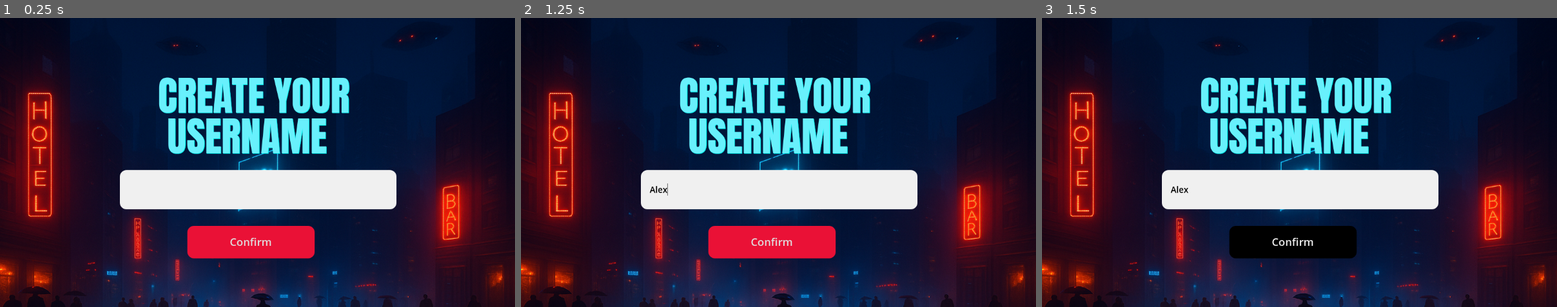
Above: before the commit, frames 1-3 (left to right).
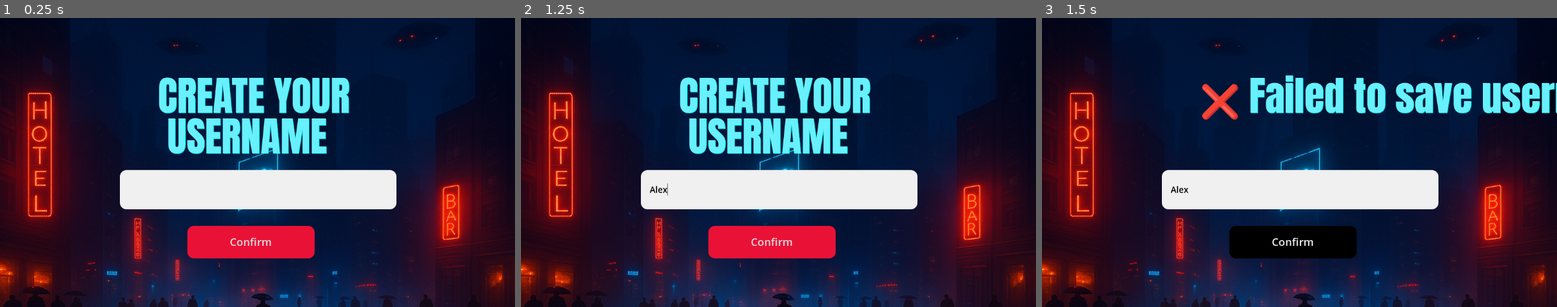
Above: after the commit, the same moments.

Repository: muckfaru/capstone2
Game: Godot game, scene res://scene/create_users_panel.tscn
The game is run twice, just before and just after one commit, with the same random seed, the same clock (stepped at 60 frames per second) and the same inputs. This scene is started directly instead of the project's main scene.
Inputs (mouse positions are in pixels of both pictures, inside the frame that each line leads up to):
- Up to frame 1 (0.25 s): no input
- Up to frame 2 (1.25 s): click (778, 188) at 0.52 s; type "Alex" at 0.6 s
- Up to frame 3 (1.5 s): click "Confirm" at 1.25 s

Frames 1-2 are identical in both runs. In frame 3, 8.7% of the frame differs, in the area x 30-100%, y 19-48%.

Commit message:
save users(docs) updated

Diff:
--- /dev/null
+++ b/scene/create_users_panel.gd
@@ -0,0 +1,95 @@
+extends Control
+
+@onready var username_input: LineEdit = $NinePatchRect/UsernameLineEdit
+@onready var save_button: Button = $NinePatchRect/ConfirmButton
+@onready var message_label: Label = $NinePatchRect/CreateUserLabel
+
+const PROJECT_ID := "capstone-823dc"
+const FIRESTORE_URL := "https://firestore.googleapis.com/v1/projects/%s/databases/(default)/documents" % PROJECT_ID
+
+func _ready():
+	save_button.pressed.connect(_on_save_pressed)
+
+func _on_save_pressed():
+	var username = username_input.text.strip_edges()
+	if username == "":
+		message_label.text = "⚠️ Please enter a username."
+		return
+
+	message_label.text = "⏳ Saving username..."
+
+	var url = "%s/users?documentId=%s" % [FIRESTORE_URL, Auth.current_local_id]
+	var headers = [
+		"Content-Type: application/json",
+		"Authorization: Bearer %s" % Auth.current_id_token
+	]
+
+	var body = {
+		"fields": {
+			"username": {"stringValue": username},
+			"level": {"integerValue": 1},
+			"wins": {"integerValue": 0},
+			"losses": {"integerValue": 0}
+		}
+	}
+
+	var http := HTTPRequest.new()
+	add_child(http)
+	http.request_completed.connect(_on_request_completed.bind(http, body))
+	http.request(url, headers, HTTPClient.METHOD_POST, JSON.stringify(body))
+
+func _on_request_completed(result, response_code, headers, body, http: HTTPRequest, original_body: Dictionary):
+	http.queue_free()
+
+	var text = body.get_string_from_utf8()
+	print("Firestore save response:", response_code, text)
+
+	if response_code == 200:
+		var response = JSON.parse_string(text)
+		if response and response.has("fields"):
+			Auth.current_username = response["fields"]["username"]["stringValue"]
+			message_label.text = "✅ Username saved!"
+			_go_to_landing()
+	elif response_code == 409:
+		# Doc already exists → fallback to PATCH
+		print("⚠️ Doc already exists, switching to PATCH update...")
+		_patch_existing_user(original_body)
+	else:
+		message_label.text = "❌ Failed to save username. (%s)" % response_code
+
+# ------------------------------------------------------
+# 🔹 PATCH fallback
+# ------------------------------------------------------
+func _patch_existing_user(body: Dictionary):
+	var url = "%s/users/%s" % [FIRESTORE_URL, Auth.current_local_id]
+	var headers = [
+		"Content-Type: application/json",
+		"Authorization: Bearer %s" % Auth.current_id_token
+	]
+
+	var http := HTTPRequest.new()
+	add_child(http)
+	http.request_completed.connect(_on_patch_completed.bind(http))
+	http.request(url, headers, HTTPClient.METHOD_PATCH, JSON.stringify(body))
+
+func _on_patch_completed(result, response_code, headers, body, http: HTTPRequest):
+	http.queue_free()
+
+	var text = body.get_string_from_utf8()
+	print("Firestore PATCH response:", response_code, text)
+
+	if response_code == 200:
+		var response = JSON.parse_string(text)
+		if response and response.has("fields"):
+			Auth.current_username = response["fields"]["username"]["stringValue"]
+			message_label.text = "✅ Username updated!"
+			_go_to_landing()
+	else:
+		message_label.text = "❌ Failed to update username. (%s)" % response_code
+
+# ------------------------------------------------------
+# 🔹 Helper to go to landing scene
+# ------------------------------------------------------
+func _go_to_landing():
+	var landing = load("res://scene/landing.tscn")
+	get_tree().change_scene_to_packed(landing)
--- a/scene/create_users_panel.tscn
+++ b/scene/create_users_panel.tscn
@@ -1,6 +1,7 @@
-[gd_scene load_steps=8 format=3 uid="uid://f75orldaceo5"]
+[gd_scene load_steps=9 format=3 uid="uid://f75orldaceo5"]
 
 [ext_resource type="Texture2D" uid="uid://ncwfxpvc1nst" path="res://asset/create user bg .png" id="1_tblxd"]
+[ext_resource type="Script" uid="uid://u476cuxb6suk" path="res://scene/create_users_panel.gd" id="1_tv1am"]
 [ext_resource type="FontFile" uid="uid://cc2vcvusnujt7" path="res://asset/fonts/Anton-Regular.ttf" id="2_sgjr0"]
 
 [sub_resource type="StyleBoxFlat" id="StyleBoxFlat_tv1am"]
@@ -39,6 +40,7 @@
 anchor_bottom = 1.0
 grow_horizontal = 2
 grow_vertical = 2
+script = ExtResource("1_tv1am")
 
 [node name="NinePatchRect" type="NinePatchRect" parent="."]
 layout_mode = 0
--- a/scene/landing.tscn
+++ b/scene/landing.tscn
@@ -46,6 +46,7 @@
 .."
 
 [node name="level" type="Label" parent="NinePatchRect"]
+layout_mode = 0
 offset_left = 515.0
 offset_top = 261.0
 offset_right = 589.0
@@ -54,6 +55,7 @@
 text = "level"
 
 [node name="levelInput" type="Label" parent="NinePatchRect"]
+layout_mode = 0
 offset_left = 593.0
 offset_top = 260.0
 offset_right = 667.0
@@ -62,6 +64,7 @@
 text = "..."
 
 [node name="wins" type="Label" parent="NinePatchRect"]
+layout_mode = 0
 offset_left = 516.0
 offset_top = 289.0
 offset_right = 590.0
@@ -70,6 +73,7 @@
 text = "wins"
 
 [node name="winsInput" type="Label" parent="NinePatchRect"]
+layout_mode = 0
 offset_left = 592.0
 offset_top = 286.0
 offset_right = 666.0
@@ -78,6 +82,7 @@
 text = "..."
 
 [node name="loses" type="Label" parent="NinePatchRect"]
+layout_mode = 0
 offset_left = 516.0
 offset_top = 314.0
 offset_right = 590.0
@@ -86,6 +91,7 @@
 text = "loses"
 
 [node name="loses2" type="Label" parent="NinePatchRect"]
+layout_mode = 0
 offset_left = 592.0
 offset_top = 315.0
 offset_right = 666.0
--- a/script/auth.gd
+++ b/script/auth.gd
@@ -9,6 +9,7 @@
 # 🔹 Store user info globally
 var current_id_token: String = ""
 var current_local_id: String = ""
+var current_username: String = ""  # dito natin i-store yung username galing Firestore
 
 func _ready() -> void:
 	if not http_request.request_completed.is_connected(_on_request_completed):
--- a/script/login.gd
+++ b/script/login.gd
@@ -5,11 +5,9 @@
 @onready var message_label: Label = $VideoStreamPlayer/MessageLabel
 @onready var login_button: Button = $VideoStreamPlayer/LoginButton
 
-var current_id_token: String = ""
-var current_local_id: String = ""   # UID ng user
 var email_regex := RegEx.new()
 
-const PROJECT_ID := "YOUR_PROJECT_ID"  # <-- palitan mo dito
+const PROJECT_ID := "capstone-823dc"
 const FIRESTORE_URL := "https://firestore.googleapis.com/v1/projects/%s/databases/(default)/documents" % PROJECT_ID
 
 func _ready():
@@ -17,6 +15,10 @@
 	login_button.pressed.connect(_on_login_pressed)
 	Auth.auth_response.connect(_on_auth_response)
 
+
+# ------------------------------------------------------
+# 🔹 LOGIN FLOW
+# ------------------------------------------------------
 func _on_login_pressed():
 	var email = email_input.text.strip_edges()
 	var password = password_input.text.strip_edges()
@@ -32,61 +34,89 @@
 	message_label.text = "⏳ Logging in..."
 	Auth.login(email, password)
 
+
 func _on_auth_response(response_code: int, response: Dictionary):
 	print("Auth Response: ", response_code, " | ", response)
 
 	if response_code == 200:
-		# LOGIN RESPONSE
+		# ✅ LOGIN RESPONSE
 		if response.has("idToken"):
-			current_id_token = response["idToken"]
+			Auth.current_id_token = response["idToken"]
 			if response.has("localId"):
-				current_local_id = response["localId"]
+				Auth.current_local_id = response["localId"]
 
-			# check kung verified email gamit ang lookup
-			Auth.check_email_verified(current_id_token)
+			# Check email verification
+			Auth.check_email_verified(Auth.current_id_token)
 			return
 
-		# LOOKUP RESPONSE (dito lumalabas ang "users")
+		# ✅ LOOKUP RESPONSE
 		if response.has("users"):
 			var user = response["users"][0]
 			if user.has("emailVerified") and user["emailVerified"] == true:
 				message_label.text = "✅ Login Success!"
-				# instead of direct scene load → check Firestore
-				_check_firestore_user()
+				_check_firestore_username()
 			else:
 				message_label.text = "❌ Please verify your email."
-			return
 	else:
 		var error_msg := "Unknown error"
 		if response.has("error") and response["error"].has("message"):
 			error_msg = response["error"]["message"]
 		message_label.text = "❌ Login failed: %s" % error_msg
 
+
 # ------------------------------------------------------
 # 🔹 Firestore check kung may user document
 # ------------------------------------------------------
-func _check_firestore_user():
-	var url = FIRESTORE_URL + "/users/" + current_local_id
-	var headers = ["Authorization: Bearer " + current_id_token]
+func _check_firestore_username():
+	var url = "%s/users/%s" % [FIRESTORE_URL, Auth.current_local_id]
+	var headers = [
+		"Content-Type: application/json",
+		"Authorization: Bearer %s" % Auth.current_id_token
+	]
 
 	var http := HTTPRequest.new()
 	add_child(http)
-	http.request_completed.connect(_on_check_user_doc)
-	http.request(url, headers)
+	http.request_completed.connect(_on_check_username_completed.bind(http))
+	http.request(url, headers, HTTPClient.METHOD_GET)
 
-func _on_check_user_doc(result, response_code, headers, body):
+
+func _on_check_username_completed(result, response_code, headers, body, http: HTTPRequest):
+	http.queue_free()
+
 	var text = body.get_string_from_utf8()
 	print("Firestore check: ", response_code, " | ", text)
 
 	if response_code == 200:
-		# ✅ May existing doc → derekta sa landing
-		var landing = load("res://scene/landing.tscn")
-		get_tree().change_scene_to_packed(landing)
+		var response = JSON.parse_string(text)
+		if typeof(response) != TYPE_DICTIONARY:
+			print("❌ Invalid JSON response")
+			_go_to_create_user()
+			return
+
+		if response.has("fields") and response["fields"].has("username"):
+			Auth.current_username = response["fields"]["username"]["stringValue"]
+			_go_to_landing()
+		else:
+			_go_to_create_user()
 	else:
-		# ❌ Walang doc → punta sa create user panel
-		var createuser = load("res://scene/create_users_panel.tscn")
-		get_tree().change_scene_to_packed(createuser)
+		print("Firestore doc not found or error, code:", response_code)
+		_go_to_create_user()
 
+
+# ------------------------------------------------------
+# 🔹 Scene Navigation Helpers
+# ------------------------------------------------------
+func _go_to_landing():
+	var landing = load("res://scene/landing.tscn")
+	get_tree().change_scene_to_packed(landing)
+
+func _go_to_create_user():
+	var createuser = load("res://scene/create_users_panel.tscn")
+	get_tree().change_scene_to_packed(createuser)
+
+
+# ------------------------------------------------------
+# 🔹 Sign Up Button
 # ------------------------------------------------------
 func _on_sign_up_button_pressed() -> void:
 	var signupScene = load("res://scene/signup.tscn")
Not shown, added: scene/create_users_panel.gd.uid
